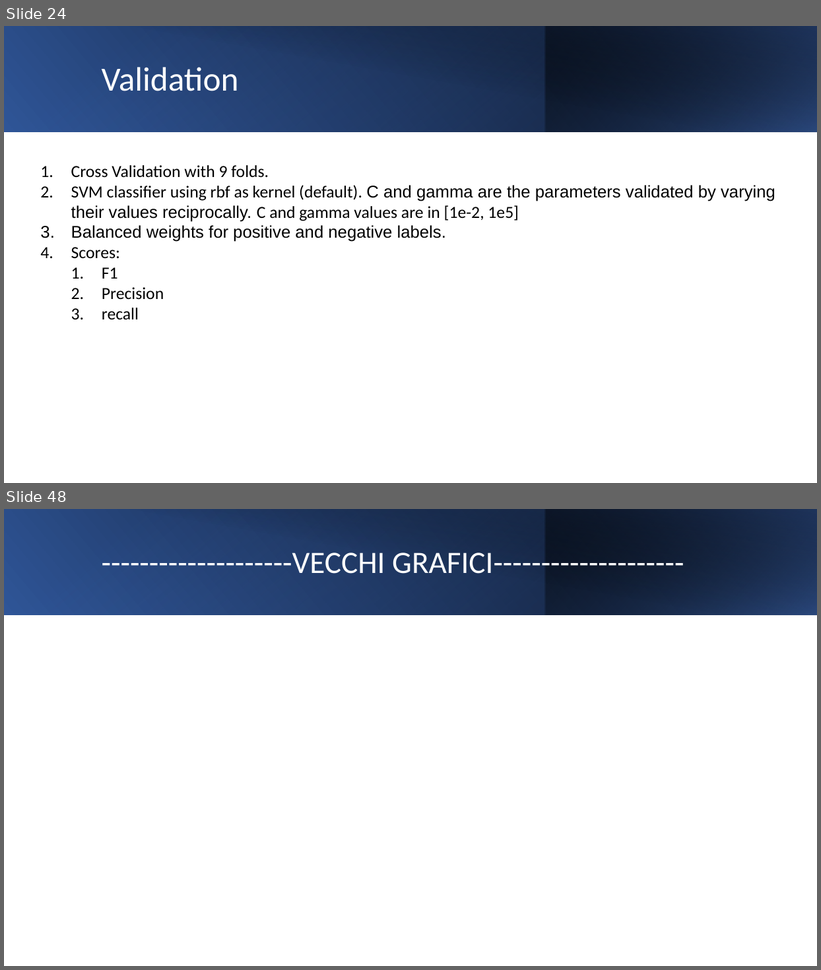
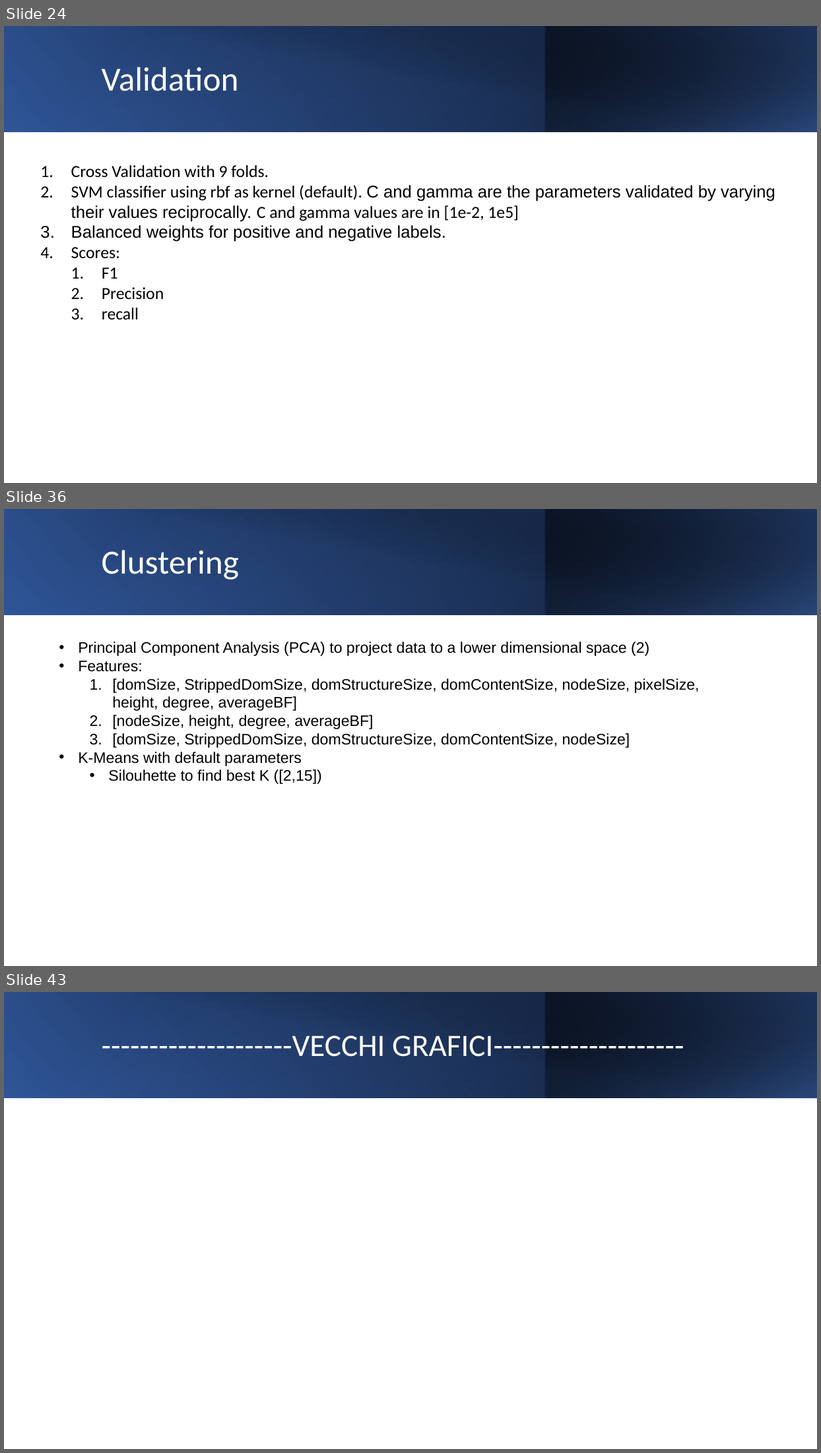
Before and after one commit to GiuseppePorcaro/Near-duplicate-states-with-kelp, a slide deck: src/main/resources/plots/Near duplicate states with kelp.pptx. Shown one above the other, each under a label of ours: slides 24 and 48 before the commit, slides 24, 36 and 43 after it; the slides between them are not shown. The pictures are 821x970 and 821x1453 pixels, drawn with LibreOffice and Linux fonts; fonts in the diff are those of the drawing. Boxes give left, top, right and bottom in pixels: in the first picture for what was removed or moved away, otherwise in the second. Text is boxed around its words. In the diff, an @@ line names an element or a change of style, - is before the commit and + after.

```diff
--- a/src/main/resources/plots/Near duplicate states with kelp.pptx
+++ b/src/main/resources/plots/Near duplicate states with kelp.pptx
@@ slide 36 added at [4, 509, 817, 966], background #FFFFFF @@
@@ rectangle added at [4, 509, 817, 615], fill gradient #000000 to #2F5597 @@
@@ rectangle added at [4, 509, 545, 615], fill gradient #4472C4 to #203864 @@
@@ rectangle added at [34, 509, 817, 616], fill gradient #000000 to #203864 @@
@@ rectangle added at [545, 509, 817, 615], fill gradient #4472C4 to #000000 @@
@@ title added at [102, 550, 239, 580], 40 pt, text #FFFFFF @@
+Clustering
@@ text added at [78, 642, 700, 784], 18 pt, text #000000 @@
+• Principal Component Analysis (PCA) to project data to a lower dimensional space (2)
+• Features:
+  1. [domSize, StrippedDomSize, domStructureSize, domContentSize, nodeSize, pixelSize, height, degree, averageBF]
+  2. [nodeSize, height, degree, averageBF]
+  3. [domSize, StrippedDomSize, domStructureSize, domContentSize, nodeSize]
+• K-Means with default parameters
+  • Silouhette to find best K ([2,15])
@@ text added at [310, 745, 511, 760], 14.1 pt, text #FFFFFF @@
+CorrelationMatrix_AttributeSimilarity.png
@@ what was slide 48 is now slide 43 @@
```
Also in this commit, not shown: 5 slides changed, 12 other slides added, 18 slides removed, 5 other files.
